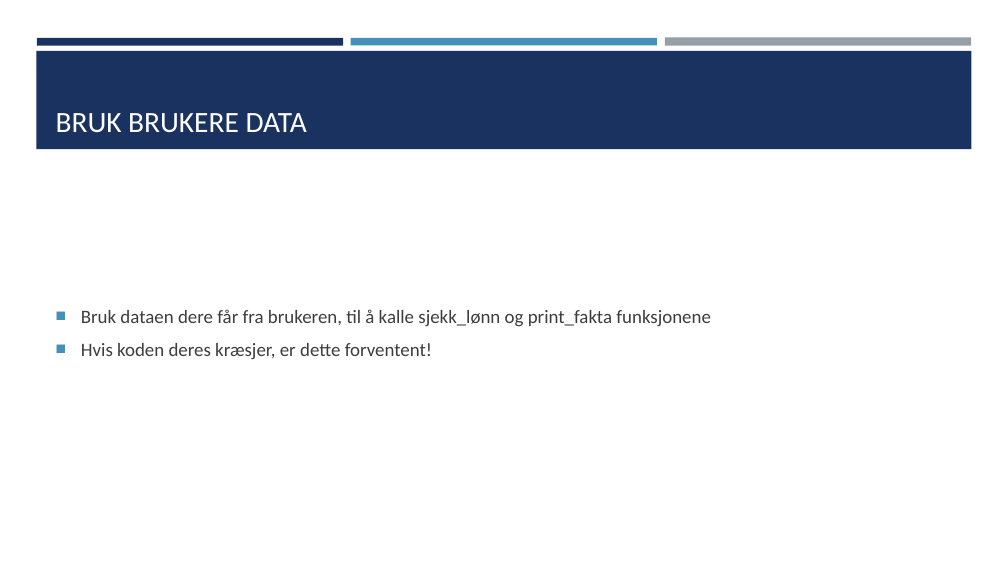
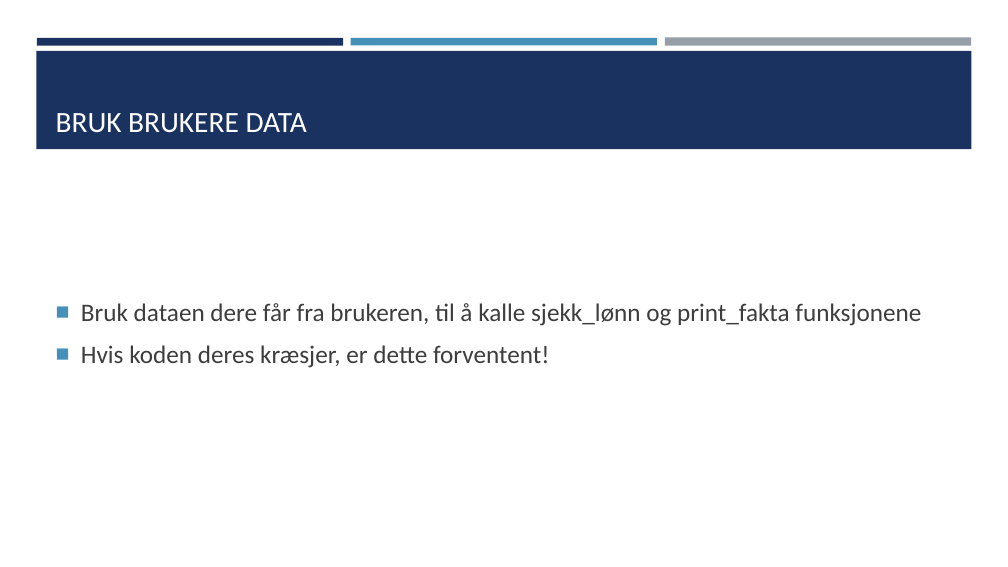
Before and after one commit to TheCodeAddiction/Learn-Python-Workshop, a slide deck: slide 51 of koding workshop powerpoint.pptx. Drawn at 1008x567 pixels with LibreOffice and Linux fonts; fonts in the diff are those of the drawing. Boxes give left, top, right and bottom in pixels: in the first picture for what was removed or moved away, otherwise in the second. Text is boxed around its words. In the diff, an @@ line names an element or a change of style, - is before the commit and + after.

```diff
--- a/koding workshop powerpoint.pptx
+++ b/koding workshop powerpoint.pptx
@@ text "Bruk dataen dere får fra ..." at (x1=81, y1=303, x2=921, y2=368): size 18 to 24 pt; more space between paragraphs @@
```
Also in this commit, not shown: 34 other slides changed, 2 other files.
